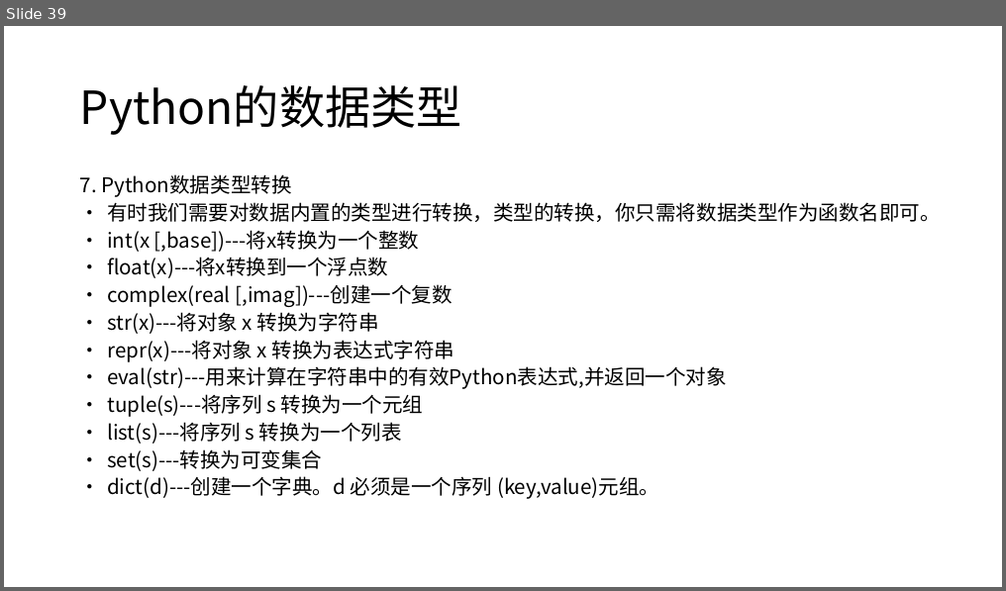
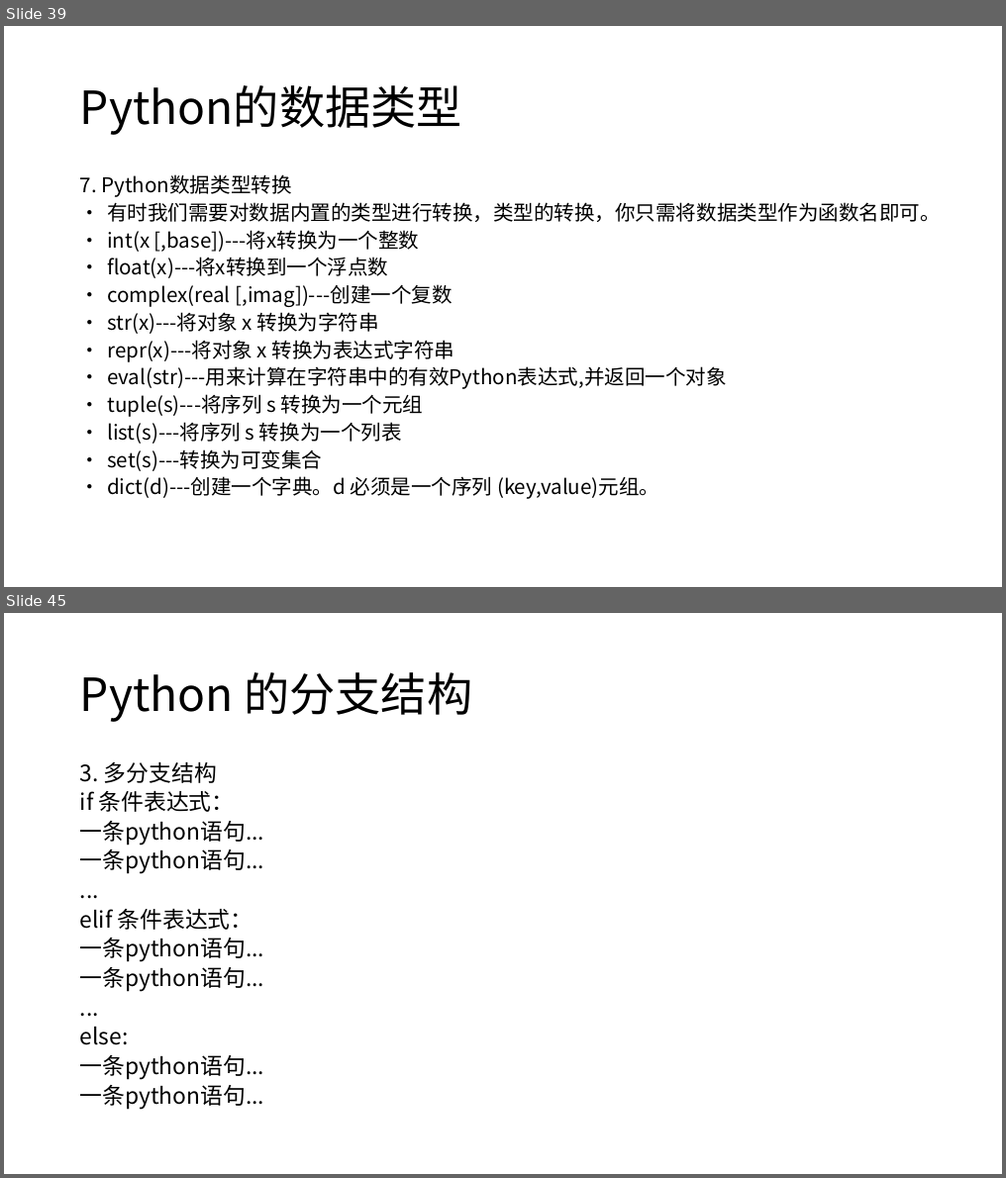
Before and after one commit to kurtchen1988/pythonTec, a slide deck: PPT/Python01.pptx. Shown one above the other, each under a label of ours: slide 39 before the commit, slides 39 and 45 after it; the slides between them are not shown. The pictures are 1006x591 and 1006x1178 pixels, drawn with LibreOffice and Linux fonts; fonts in the diff are those of the drawing. Boxes give left, top, right and bottom in pixels: in the first picture for what was removed or moved away, otherwise in the second. Text is boxed around its words. In the diff, an @@ line names an element or a change of style, - is before the commit and + after.

```diff
--- a/PPT/Python01.pptx
+++ b/PPT/Python01.pptx
@@ slide 45 added at (x1=4, y1=613, x2=1002, y2=1174), background #FFFFFF @@
@@ title added at (x1=80, y1=672, x2=472, y2=722), 44 pt, text #000000 @@
+Python 的分支结构
@@ text added at (x1=80, y1=761, x2=264, y2=1110), 21.7 pt, text #000000 @@
+3. 多分支结构
+if 条件表达式：
+一条python语句...
+一条python语句...
+...
+elif 条件表达式：
+一条python语句...
+一条python语句...
+...
+else:
+一条python语句...
+一条python语句...
```
Also in this commit, not shown: 2 slides changed, 14 other slides added, 3 other files.
